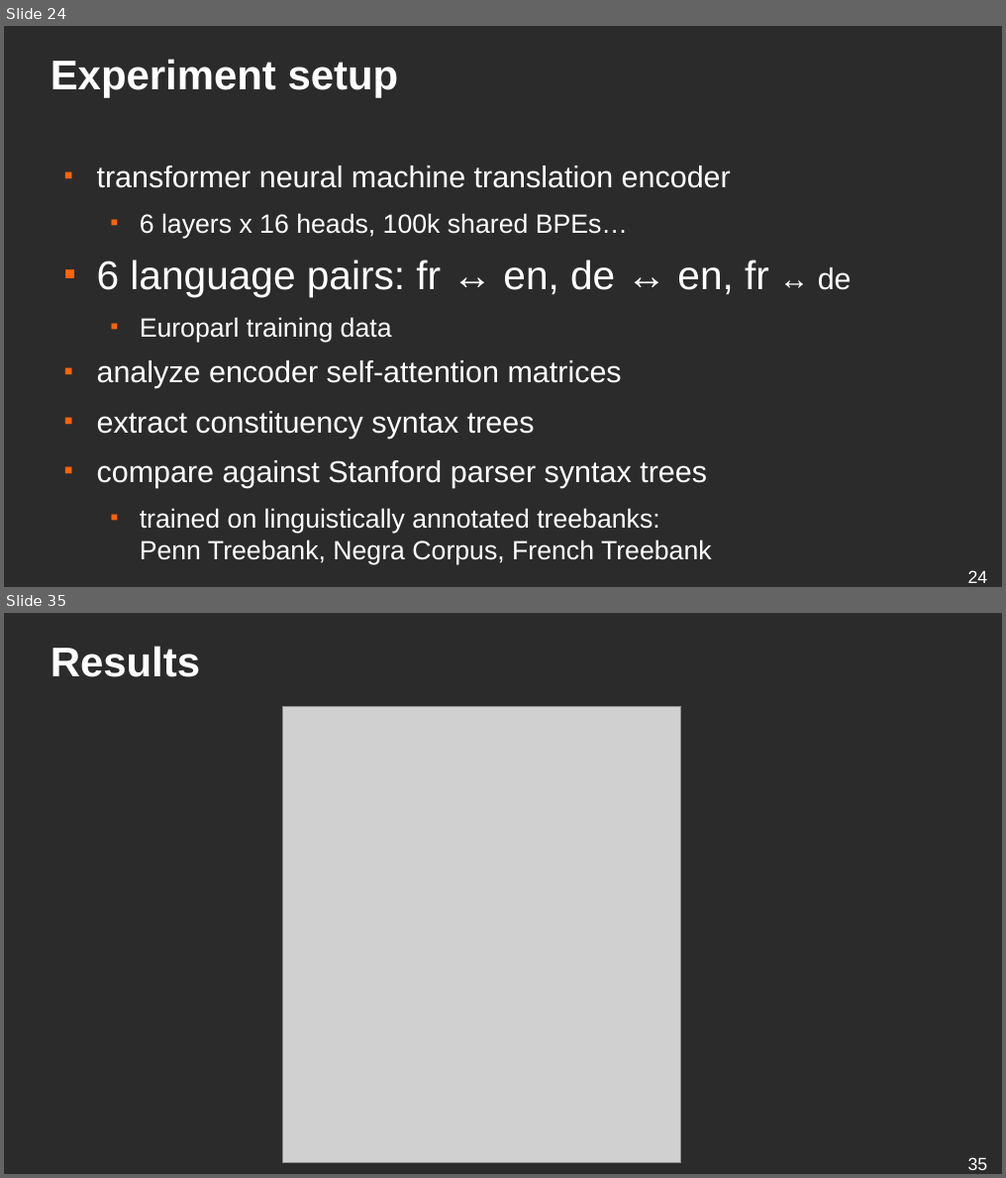
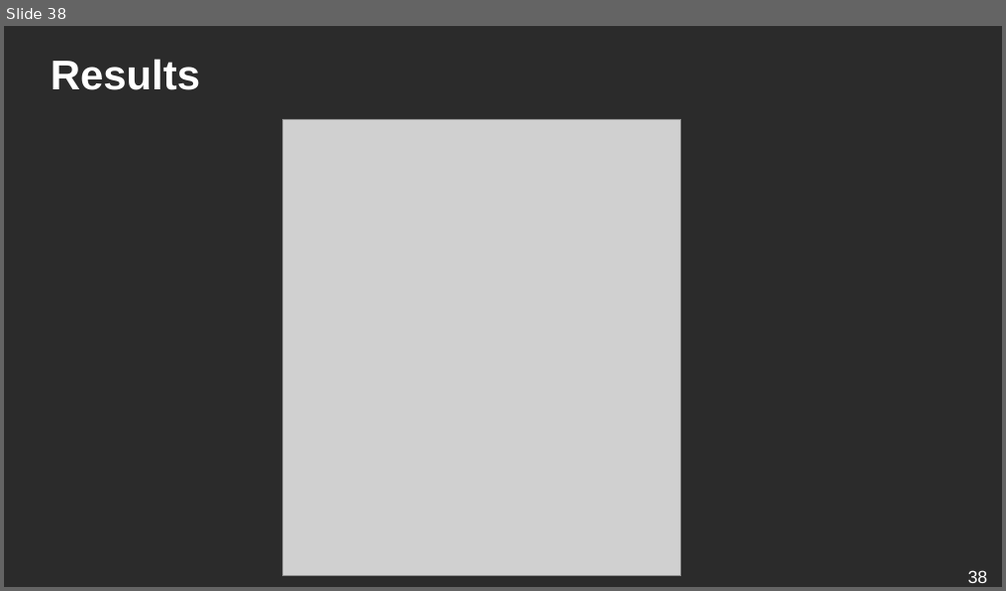
Before and after one commit to ufal/lsd, a slide deck: conferences/2019-blackbox-balustrades/presentation.odp. Shown one above the other, each under a label of ours: slides 24 and 35 before the commit, slide 38 after it; the slides between them are not shown. The pictures are 1006x1178 and 1006x591 pixels, drawn with LibreOffice and Linux fonts; fonts in the diff are those of the drawing; grey boxes stand for pictures; background and template pictures are left out; a plain dark background stands for a picture behind light text. Boxes give left, top, right and bottom in pixels: in the first picture for what was removed or moved away, otherwise in the second. Text is boxed around its words. In the diff, an @@ line names an element or a change of style, - is before the commit and + after.

```diff
--- a/conferences/2019-blackbox-balustrades/presentation.odp
+++ b/conferences/2019-blackbox-balustrades/presentation.odp
@@ slide 24 removed at (4, 26, 1002, 587), background picture (left out) @@
@@ title removed at (51, 59, 399, 97) @@
-Experiment setup
@@ text removed at (97, 166, 851, 565) @@
-■ transformer neural machine translation encoder
-  ■ 6 layers x 16 heads, 100k shared BPEs…
-■ 6 language pairs: fr ↔ en, de ↔ en, fr ↔ de
-  ■ Europarl training data
-■ analyze encoder self-attention matrices
-■ extract constituency syntax trees
-■ compare against Stanford parser syntax trees
-  ■ trained on linguistically annotated treebanks:
-    Penn Treebank, Negra Corpus, French Treebank
@@ page number removed at (968, 570, 988, 583) @@
-24
@@ what was slide 35 is now slide 38 @@
@@ page number at (968, 570, 988, 583): text changed @@
-35
+38
```
Also in this commit, not shown: 3 slides changed, 14 slides added, 10 other slides removed, 1 other file.
